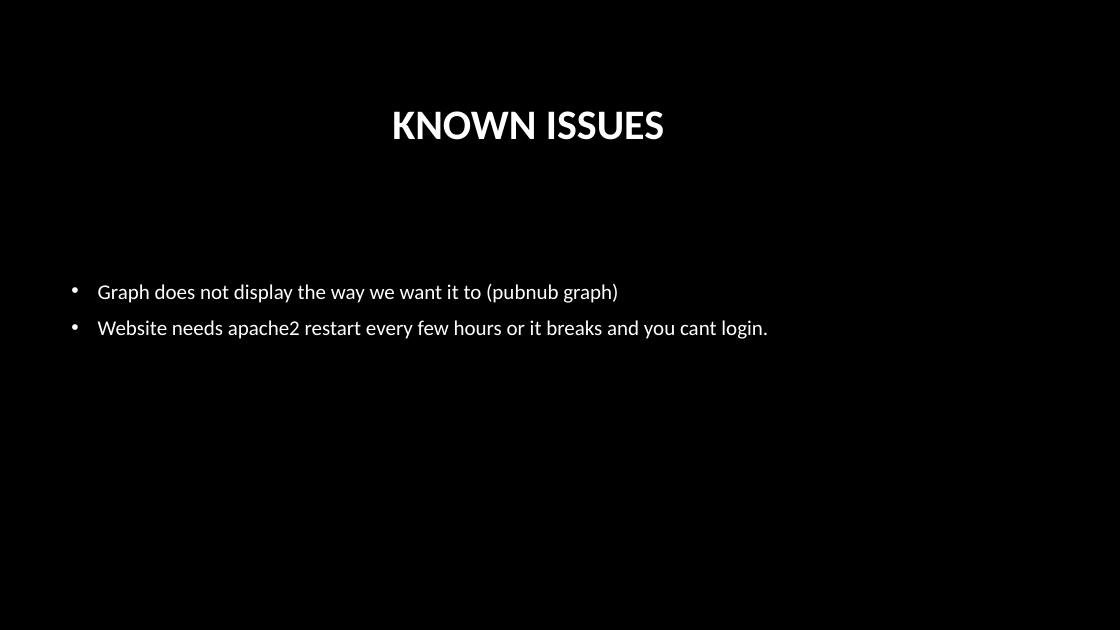
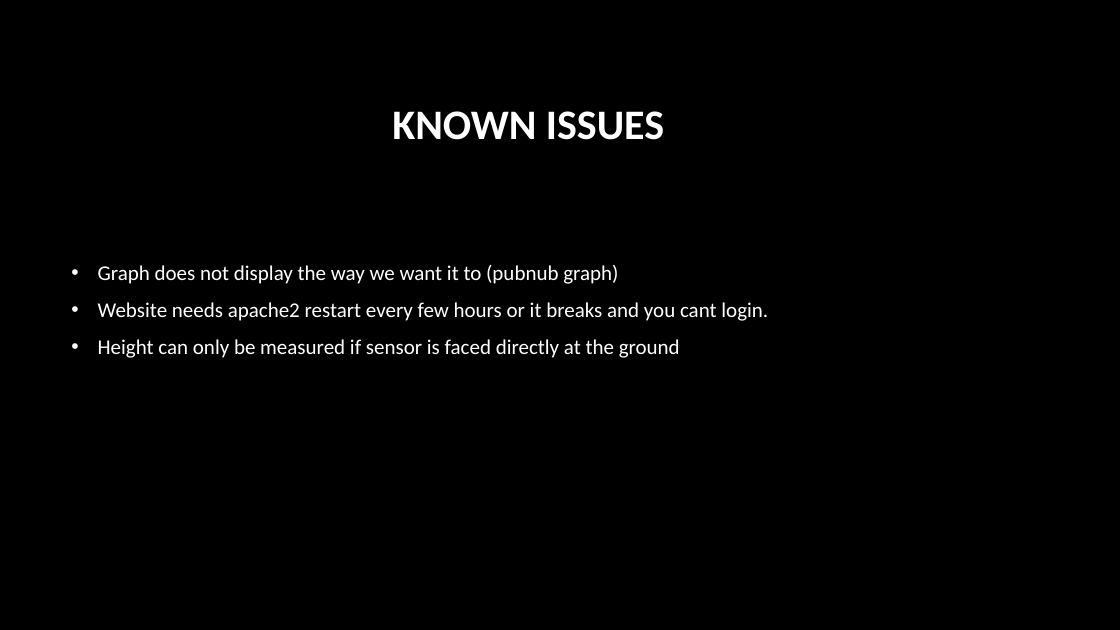
Before and after one commit to MarkByrneDKIT/SetStats, a slide deck: slide 5 of SetStats_finalScreenCast.pptx (slide 4 before the commit). Drawn at 1120x630 pixels with LibreOffice and Linux fonts; fonts in the diff are those of the drawing; background and template pictures are left out. Boxes give left, top, right and bottom in pixels: in the first picture for what was removed or moved away, otherwise in the second. Text is boxed around its words. In the diff, an @@ line names an element or a change of style, - is before the commit and + after.

```diff
--- a/SetStats_finalScreenCast.pptx
+++ b/SetStats_finalScreenCast.pptx
@@ text at box(98, 339, 680, 358): paragraph added @@
+• Height can only be measured if sensor is faced directly at the ground
```
Also in this commit, not shown: 1 other slide changed, 1 slide added.
